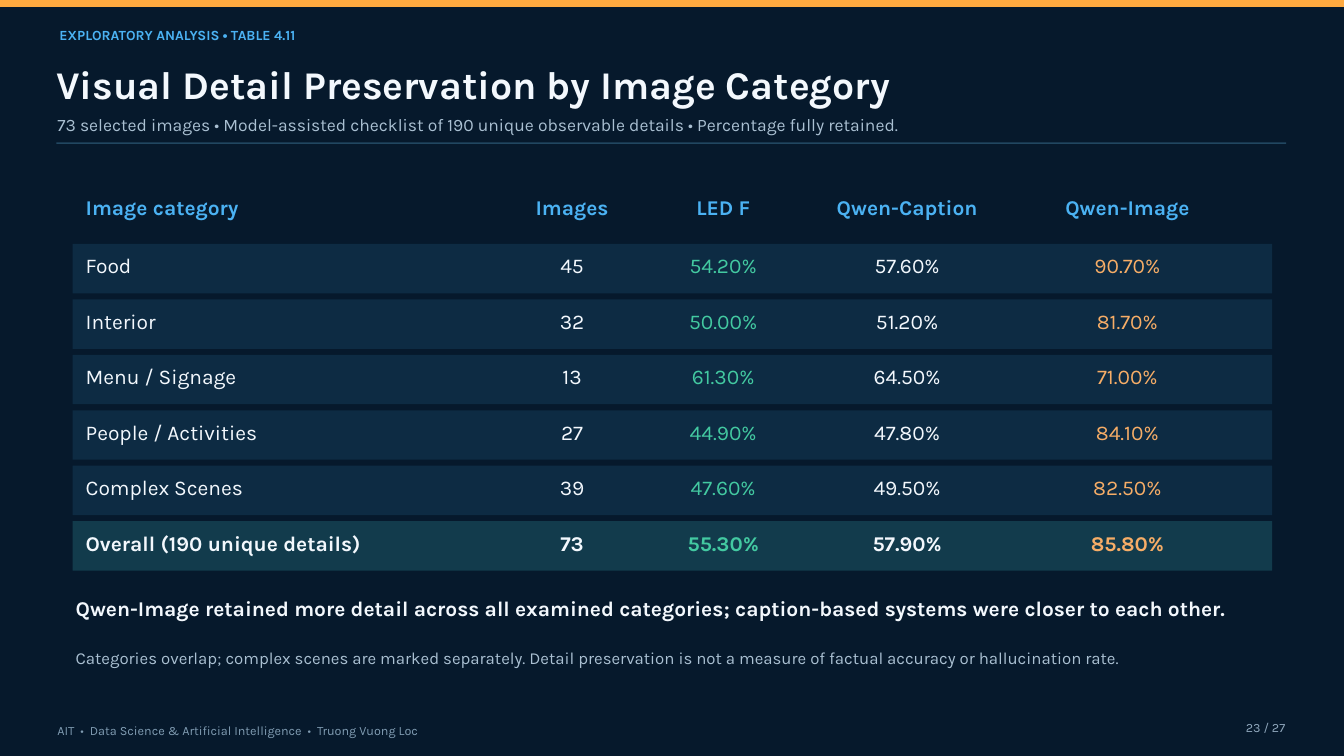
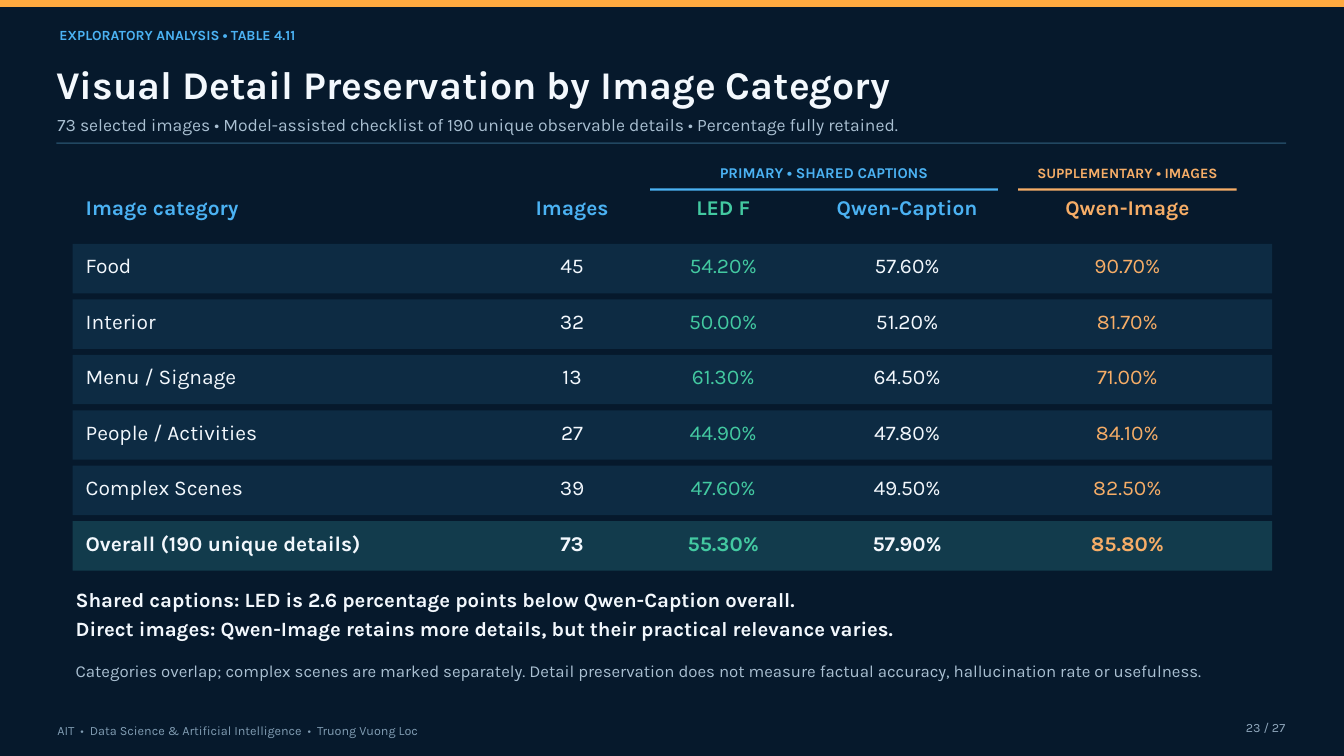
Before and after one commit to vltruong01/restaurant-summarization-thesis, a slide deck: slide 23 of thesis/thesis_slides.pptx. Drawn at 1344x756 pixels with LibreOffice and Linux fonts; fonts in the diff are those of the drawing. Boxes give left, top, right and bottom in pixels: in the first picture for what was removed or moved away, otherwise in the second. Text is boxed around its words. In the diff, an @@ line names an element or a change of style, - is before the commit and + after.

```diff
--- a/thesis/thesis_slides.pptx
+++ b/thesis/thesis_slides.pptx
@@ text added at bbox=[720, 168, 928, 178], 10.7 pt, text #4BB2F3, bold @@
+PRIMARY • SHARED CAPTIONS
@@ text added at bbox=[1037, 168, 1218, 178], 10.2 pt, text #F6AD67, bold @@
+SUPPLEMENTARY • IMAGES
@@ text "LED F" at bbox=[696, 201, 750, 215]: text colour #4BB2F3 to #43C9A1 @@
@@ rectangle added at bbox=[650, 189, 998, 191], fill #4BB2F3 @@
@@ text "Qwen-Image" at bbox=[1065, 201, 1189, 221]: text colour #4BB2F3 to #F6AD67 @@
@@ rectangle added at bbox=[1018, 189, 1237, 191], fill #F6AD67 @@
@@ text at bbox=[76, 592, 893, 641]: text changed; size 15 to 14.5 pt @@
-Qwen-Image retained more detail across all examined categories; caption-based systems were closer to each other.
+Shared captions: LED is 2.6 percentage points below Qwen-Caption overall.
+Direct images: Qwen-Image retains more details, but their practical relevance varies.
@@ text at bbox=[76, 665, 1202, 681]: text changed @@
-Categories overlap; complex scenes are marked separately. Detail preservation is not a measure of factual accuracy or hallucination rate.
+Categories overlap; complex scenes are marked separately. Detail preservation does not measure factual accuracy, hallucination rate or usefulness.
```
Also in this commit, not shown: 6 other slides changed, 2 other files.
